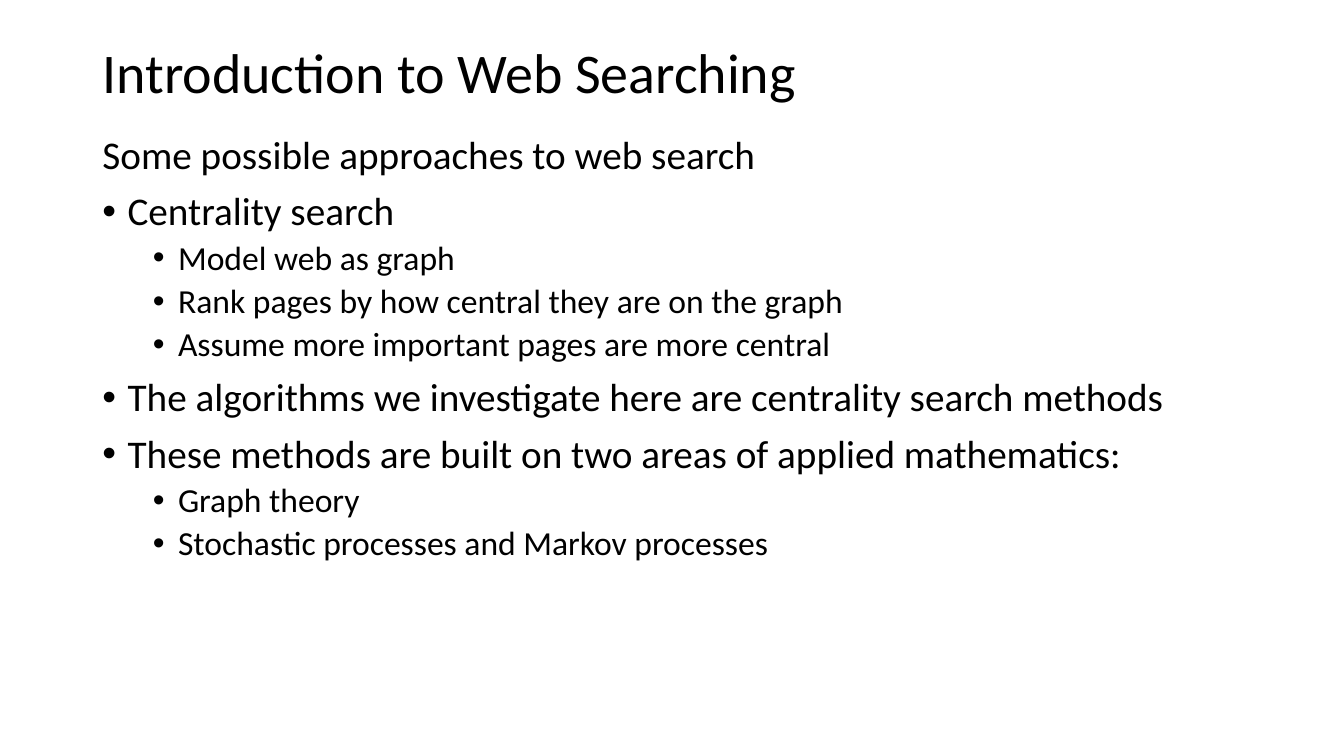
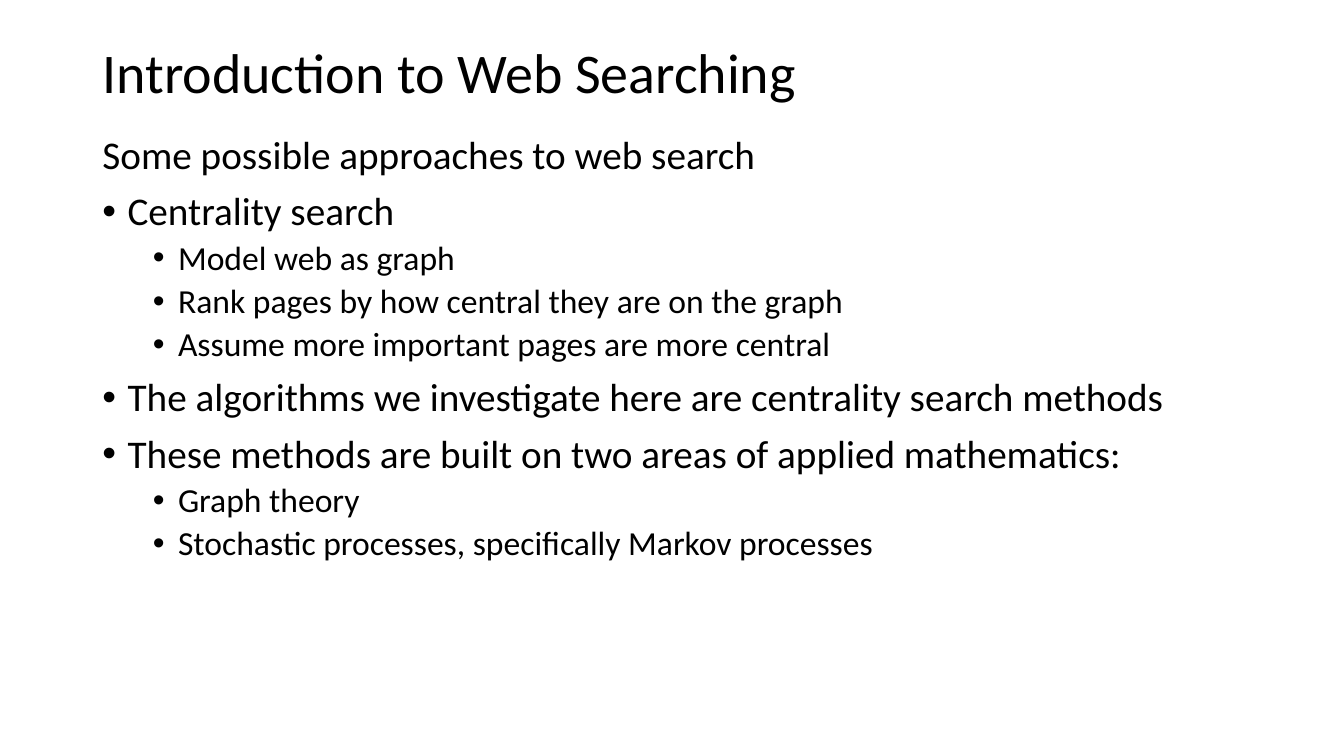
Before and after one commit to StephenElston/CSCI-E-108, a slide deck: slide 5 of slides/5_WebSearching.pptx. Drawn at 1344x756 pixels with LibreOffice and Linux fonts; fonts in the diff are those of the drawing. Boxes give left, top, right and bottom in pixels: in the first picture for what was removed or moved away, otherwise in the second. Text is boxed around its words. In the diff, an @@ line names an element or a change of style, - is before the commit and + after.

```diff
--- a/slides/5_WebSearching.pptx
+++ b/slides/5_WebSearching.pptx
@@ text at <box>178,531,873,561</box>: text changed @@
-  • Stochastic processes and Markov processes
+  • Stochastic processes, specifically Markov processes
```
Also in this commit, not shown: 1 other slide changed, 2 slides added, 1 other file.
